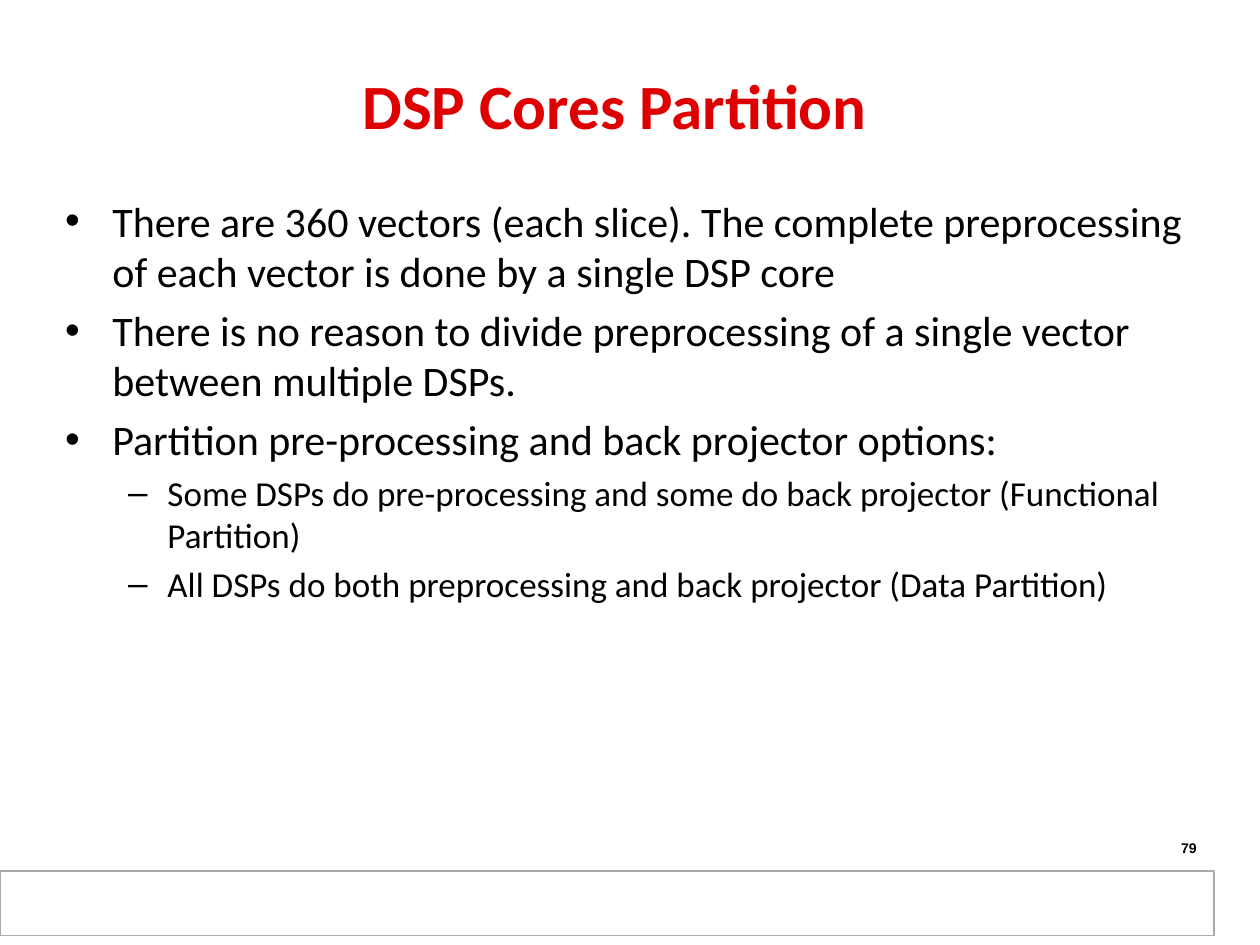
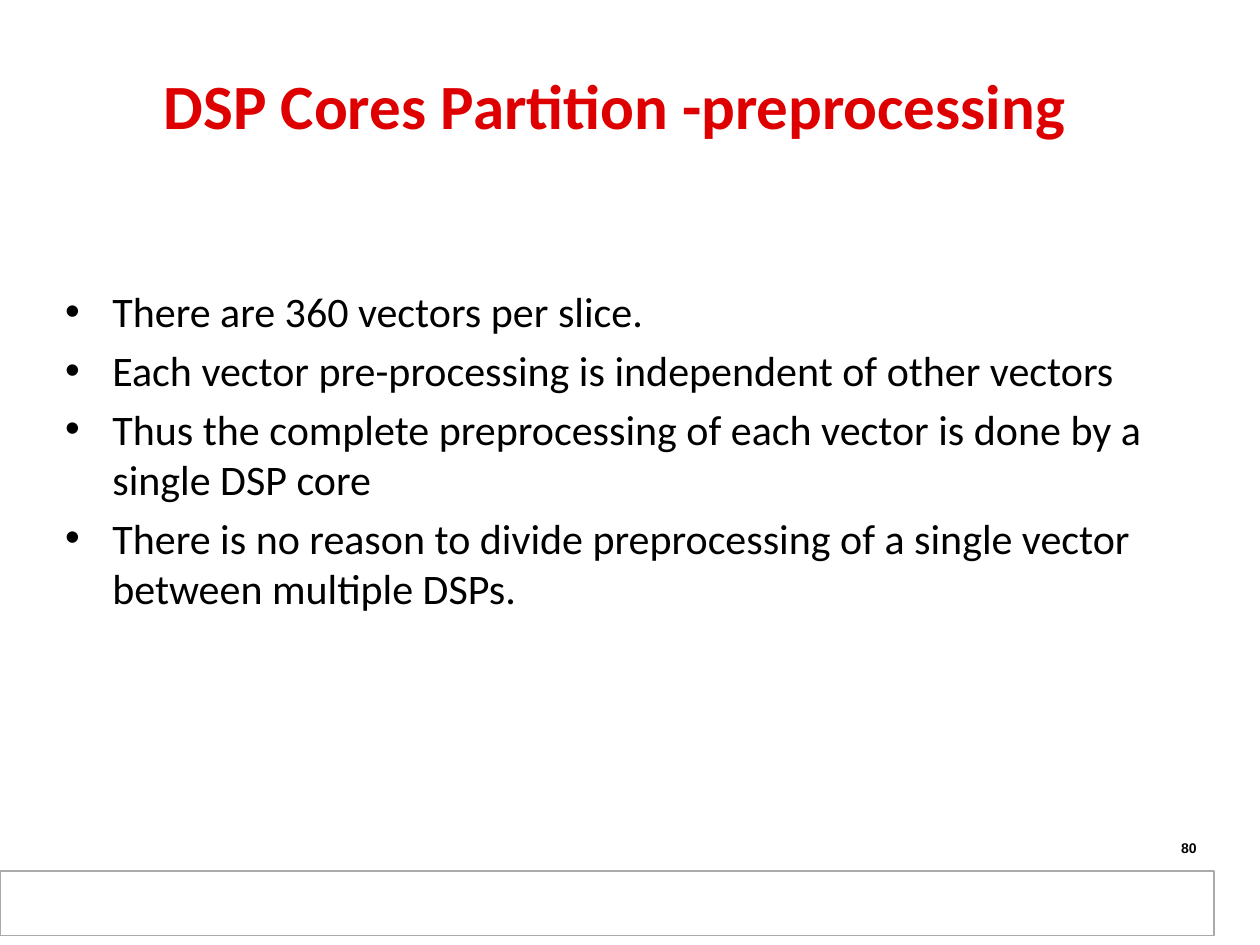
Before and after one commit to hari1989/keystone-workshop, a slide deck: slide 80 of slides/KeyStone Multicore Design.pptx (slide 79 before the commit). Drawn at 1260x945 pixels with LibreOffice and Linux fonts; fonts in the diff are those of the drawing; background and template pictures are left out. Boxes give left, top, right and bottom in pixels: in the first picture for what was removed or moved away, otherwise in the second. Text is boxed around its words. In the diff, an @@ line names an element or a change of style, - is before the commit and + after.

```diff
--- a/slides/KeyStone Multicore Design.pptx
+++ b/slides/KeyStone Multicore Design.pptx
@@ title at bbox=[164, 84, 1065, 140]: text changed @@
-DSP Cores Partition
+DSP Cores Partition -preprocessing
@@ text "There are 360 vectors per ...": place and size @@
-text "There are 360 vectors per ..." at bbox=[112, 206, 1181, 603]
+text "There are 360 vectors per ..." at bbox=[112, 297, 1141, 611]
@@ text at bbox=[112, 297, 1141, 503]: text changed @@
-• There are 360 vectors (each slice). The complete preprocessing of each vector is done by a single DSP core
+• There are 360 vectors per slice.
+• Each vector pre-processing is independent of other vectors
+• Thus the complete preprocessing of each vector is done by a single DSP core
@@ text at bbox=[112, 425, 1159, 603]: paragraphs removed @@
-• Partition pre-processing and back projector options:
-  – Some DSPs do pre-processing and some do back projector (Functional Partition)
-  – All DSPs do both preprocessing and back projector (Data Partition)
@@ page number at bbox=[1181, 843, 1197, 853]: text changed @@
-79
+80
```
Also in this commit, not shown: 10 other slides changed, 5 slides added, 1 slide removed.
